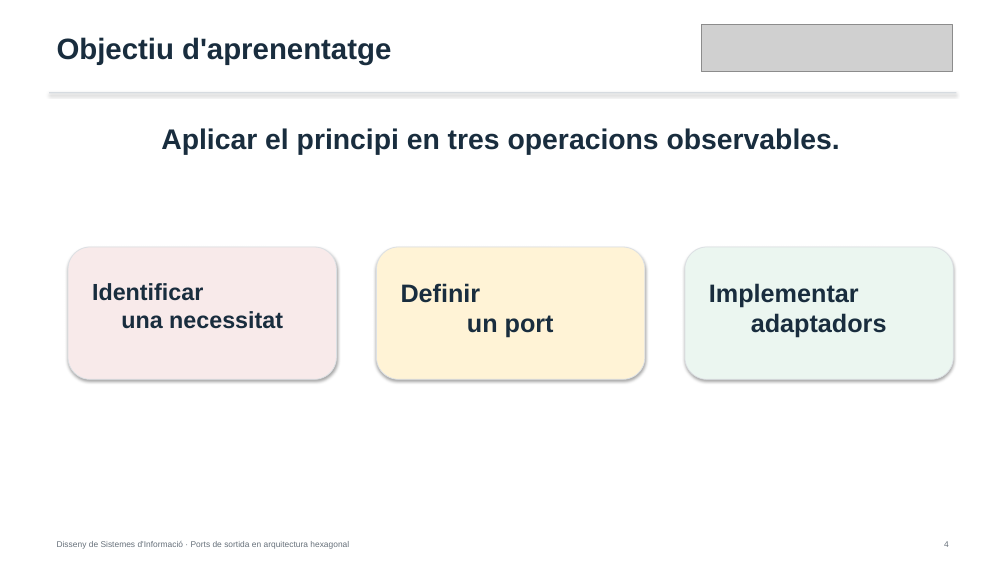
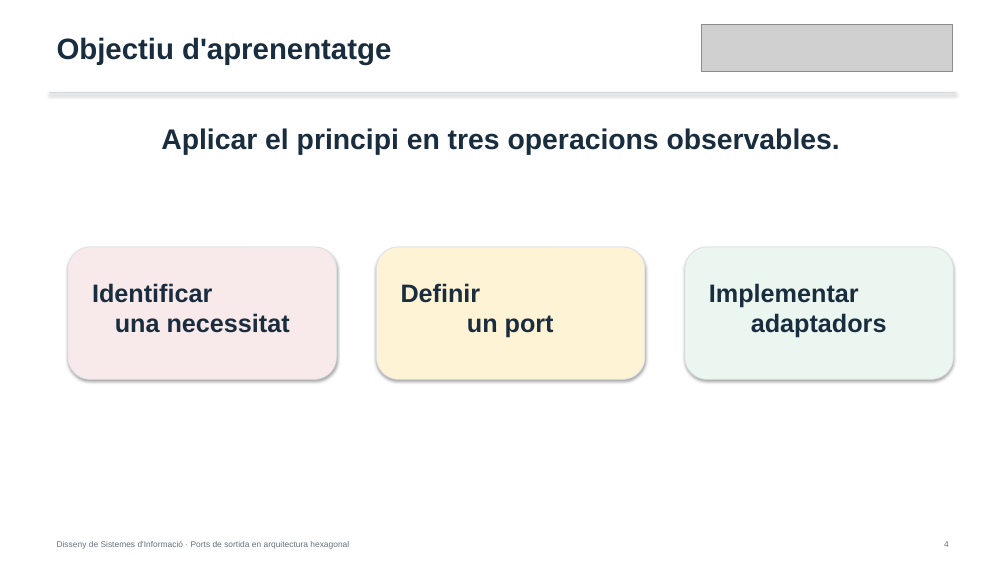
Before and after one commit to alfredorueda/HexaStock, a slide deck: slide 4 of doc/presentations/defensa-placa-permanent-dsi-ports-sortida-hexagonal/output/IMPORTANTE_MANUAL_defensa-dsi-ports-sortida-hexagonal.pptx. Drawn at 1008x567 pixels with LibreOffice and Linux fonts; fonts in the diff are those of the drawing; grey boxes stand for pictures. Boxes give left, top, right and bottom in pixels: in the first picture for what was removed or moved away, otherwise in the second. Text is boxed around its words. In the diff, an @@ line names an element or a change of style, - is before the commit and + after.

```diff
--- a/doc/presentations/defensa-placa-permanent-dsi-ports-sortida-hexagonal/output/IMPORTANTE_MANUAL_defensa-dsi-ports-sortida-hexagonal.pptx
+++ b/doc/presentations/defensa-placa-permanent-dsi-ports-sortida-hexagonal/output/IMPORTANTE_MANUAL_defensa-dsi-ports-sortida-hexagonal.pptx
@@ text "Identificar una necessitat" at [92, 283, 290, 333]: size 22.2 to 24 pt @@
```
Also in this commit, not shown: 4 other slides changed.
